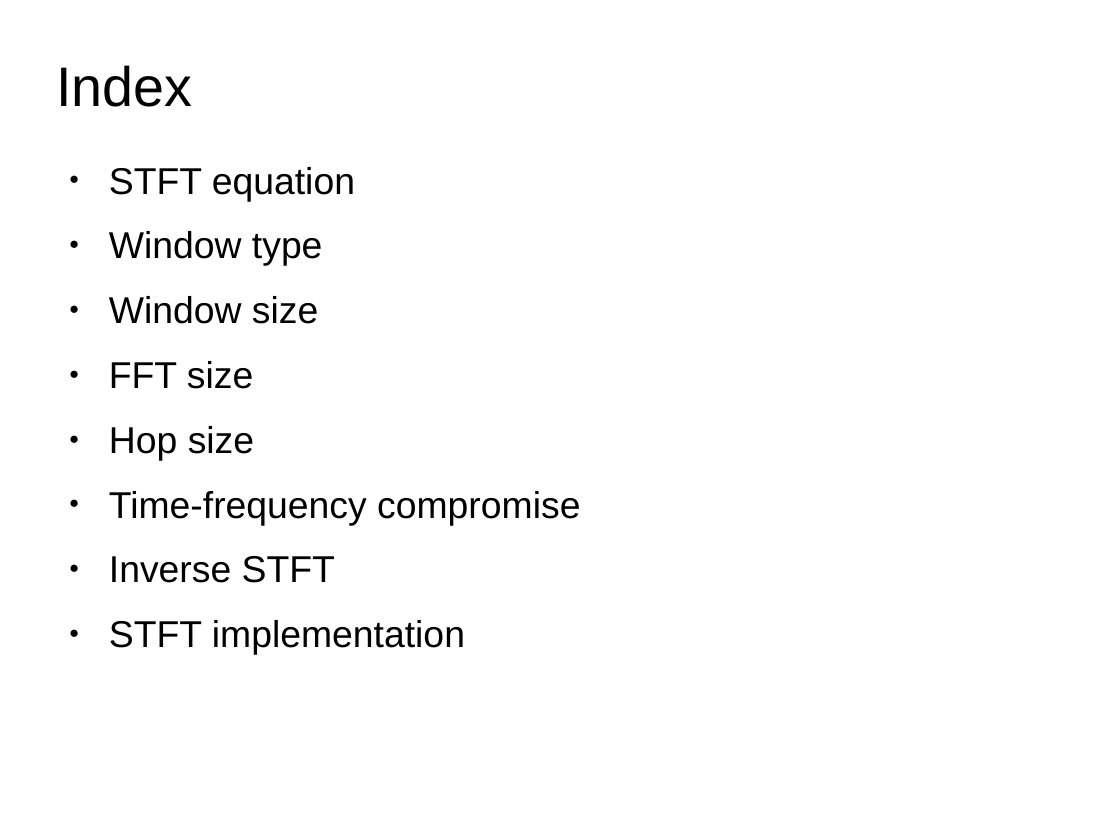
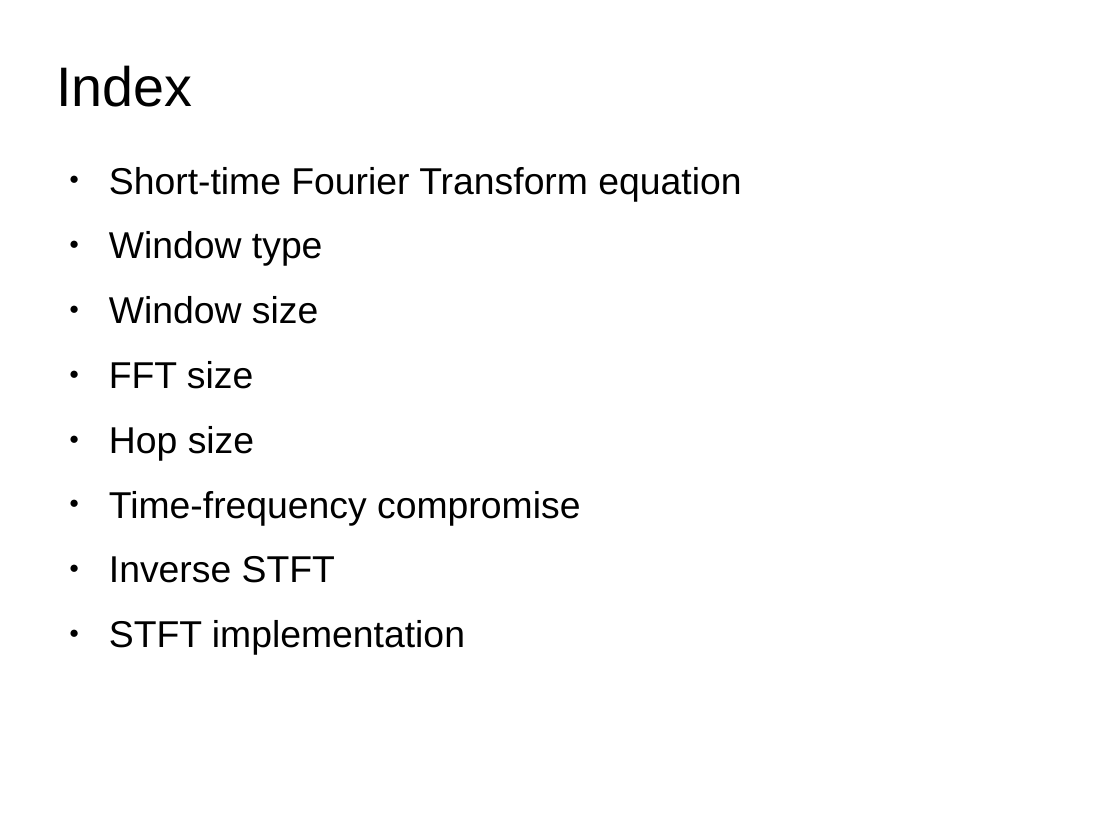
Before and after one commit to MTG/sms-tools, a slide deck: slide 2 of teaching-material/lectures/lect4-STFT/4-STFT.odp. Drawn at 1120x840 pixels with LibreOffice and Linux fonts; fonts in the diff are those of the drawing. Boxes give left, top, right and bottom in pixels: in the first picture for what was removed or moved away, otherwise in the second. Text is boxed around its words. In the diff, an @@ line names an element or a change of style, - is before the commit and + after.

```diff
--- a/teaching-material/lectures/lect4-STFT/4-STFT.odp
+++ b/teaching-material/lectures/lect4-STFT/4-STFT.odp
@@ text at (x1=109, y1=167, x2=741, y2=201): text changed @@
-● STFT equation
+● Short-time Fourier Transform equation
```
Also in this commit, not shown: 12 other slides changed, 1 slide added, 15 other files.
